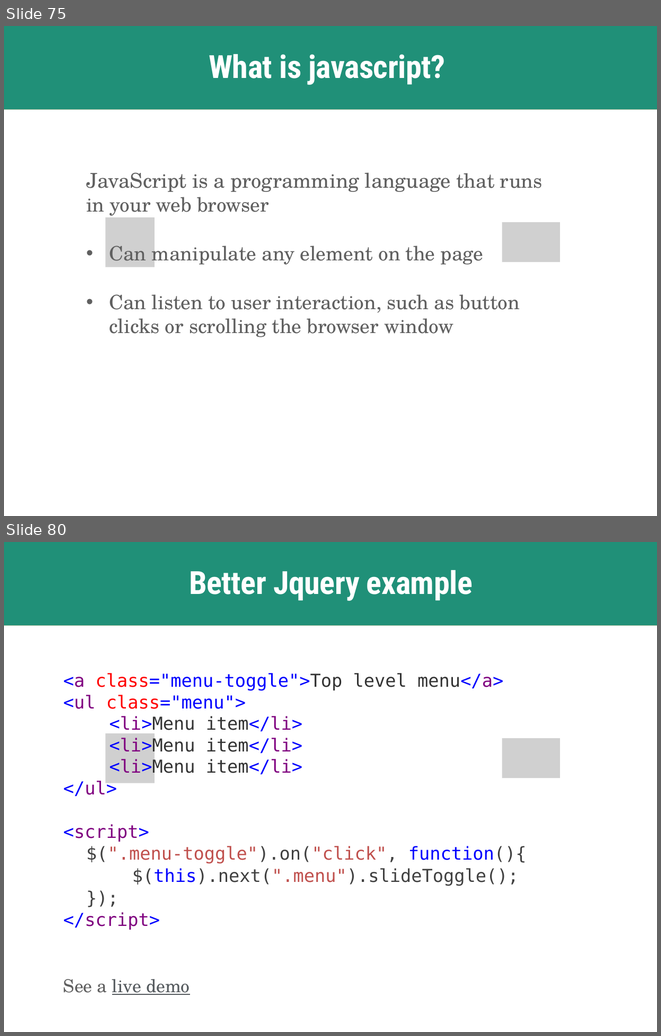
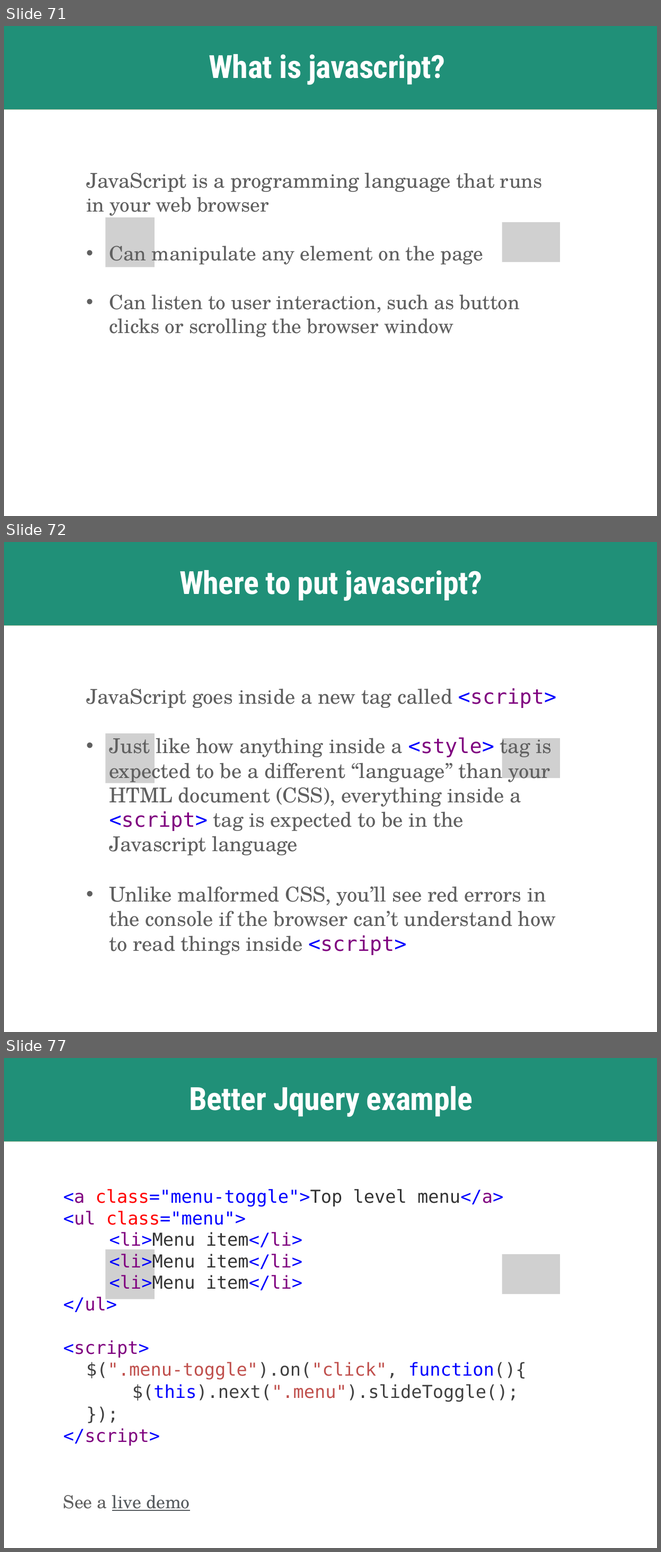
Before and after one commit to skornfeld/svc-class-jan-2018, a slide deck: slides/week-4.pptx. Shown one above the other, each under a label of ours: slides 75 and 80 before the commit, slides 71, 72 and 77 after it; the slides between them are not shown. The pictures are 661x1036 and 661x1552 pixels, drawn with LibreOffice and Linux fonts; fonts in the diff are those of the drawing; grey boxes stand for pictures. Boxes give left, top, right and bottom in pixels: in the first picture for what was removed or moved away, otherwise in the second. Text is boxed around its words. In the diff, an @@ line names an element or a change of style, - is before the commit and + after.

```diff
--- a/slides/week-4.pptx
+++ b/slides/week-4.pptx
@@ slide 72 added at bbox=[4, 542, 657, 1032], background #FFFFFF; not listed: 1 template element that a slide beside it also shows @@
@@ freeform shape added at bbox=[4, 542, 657, 626], fill #209078 @@
@@ title added at bbox=[179, 570, 482, 601], 50 pt, text #FFFFFF, bold @@
+Where to put javascript?
@@ text added at bbox=[86, 688, 557, 955], 32 pt, text #5F5F5F @@
+JavaScript goes inside a new tag called <script>
+• Just like how anything inside a <style> tag is expected to be a different “language” than your HTML document (CSS), everything inside a <script> tag is expected to be in the Javascript language
+• Unlike malformed CSS, you’ll see red errors in the console if the browser can’t understand how to read things inside <script>
@@ picture added at bbox=[105, 733, 155, 783] @@
@@ picture added at bbox=[502, 738, 560, 778] @@
@@ what was slide 75 is now slide 71 @@
@@ what was slide 80 is now slide 77 @@
```
Also in this commit, not shown: 13 slides changed, 4 slides removed, 6 other files.
